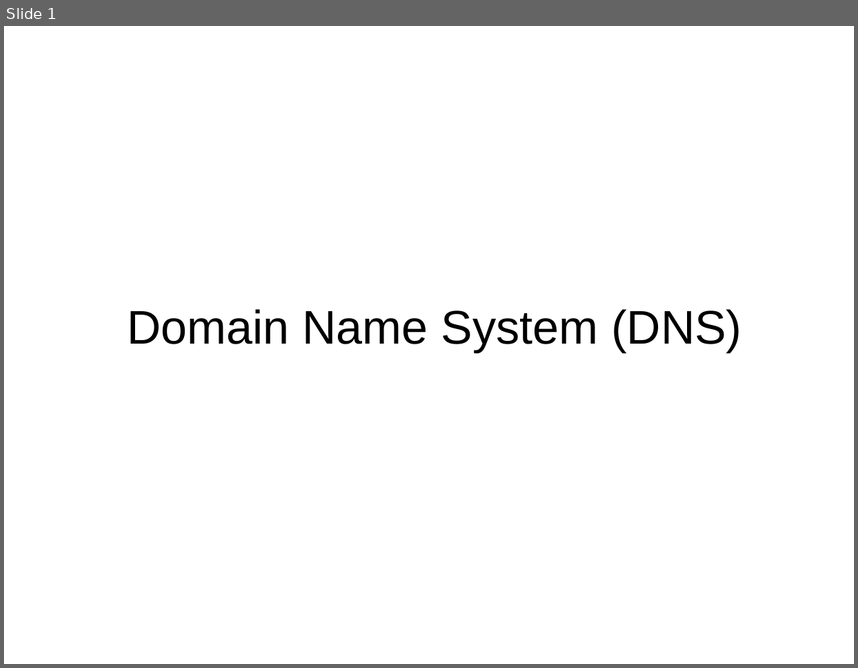
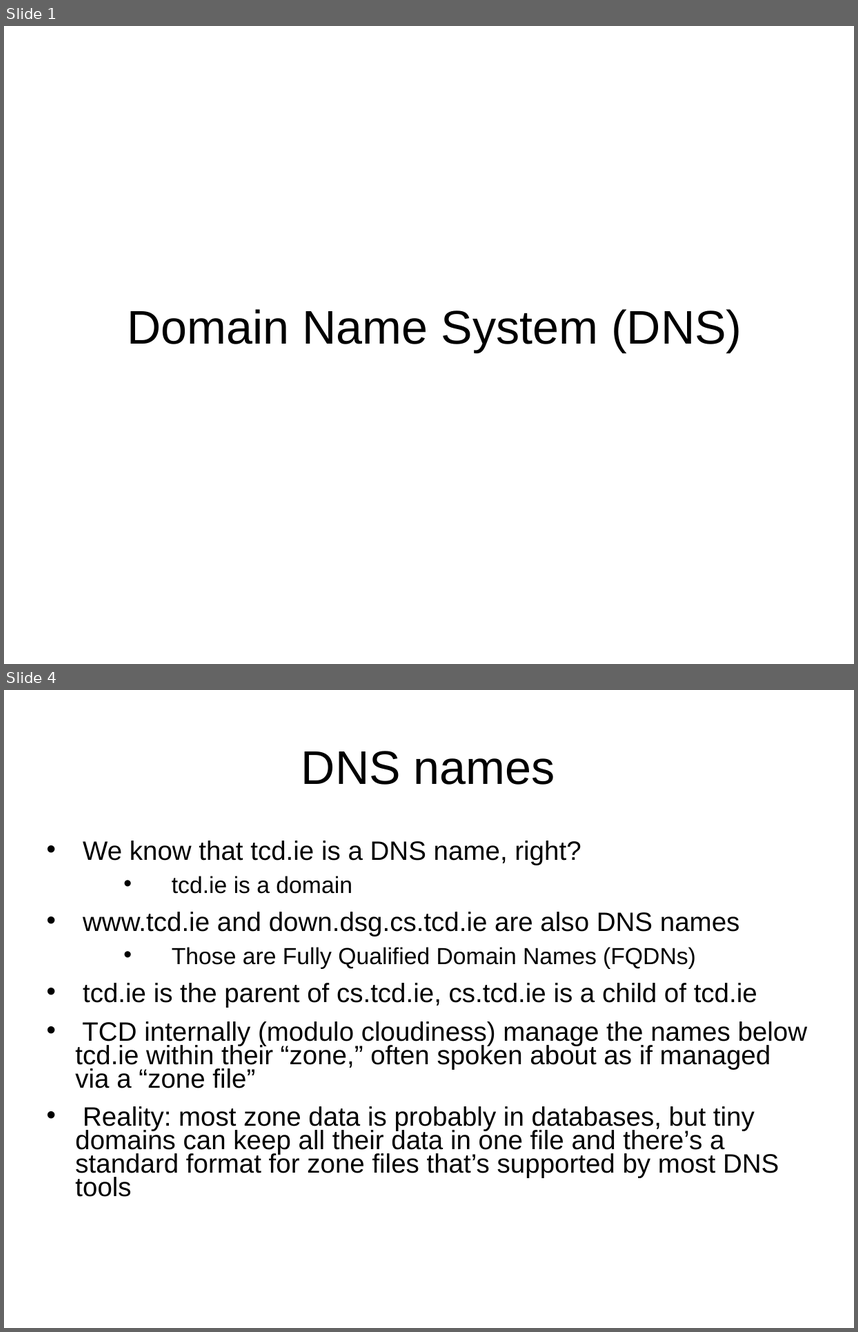
Before and after one commit to sftcd/cs7053, a slide deck: 2016lectures/10-dns.ppt. Shown one above the other, each under a label of ours: slide 1 before the commit, slides 1 and 4 after it; the slides between them are not shown. The pictures are 858x668 and 858x1332 pixels, drawn with LibreOffice and Linux fonts; fonts in the diff are those of the drawing. Boxes give left, top, right and bottom in pixels: in the first picture for what was removed or moved away, otherwise in the second. Text is boxed around its words. In the diff, an @@ line names an element or a change of style, - is before the commit and + after.

```diff
--- a/2016lectures/10-dns.ppt
+++ b/2016lectures/10-dns.ppt
@@ slide 4 added at [4,690,854,1328], background #FFFFFF @@
@@ title added at [301,751,555,785], 44 pt, text #000000 @@
+DNS names
@@ text added at [75,840,808,1196], 24.8 pt, text #000000 @@
+• We know that tcd.ie is a DNS name, right?
+  • tcd.ie is a domain
+• www.tcd.ie and down.dsg.cs.tcd.ie are also DNS names
+  • Those are Fully Qualified Domain Names (FQDNs)
+• tcd.ie is the parent of cs.tcd.ie, cs.tcd.ie is a child of tcd.ie
+• TCD internally (modulo cloudiness) manage the names below tcd.ie within their “zone,” often spoken about as if managed via a “zone file”
+• Reality: most zone data is probably in databases, but tiny domains can keep all their data in one file and there’s a standard format for zone files that’s supported by most DNS tools
```
Also in this commit, not shown: 15 slides changed, 3 other slides added, 2 other files.
